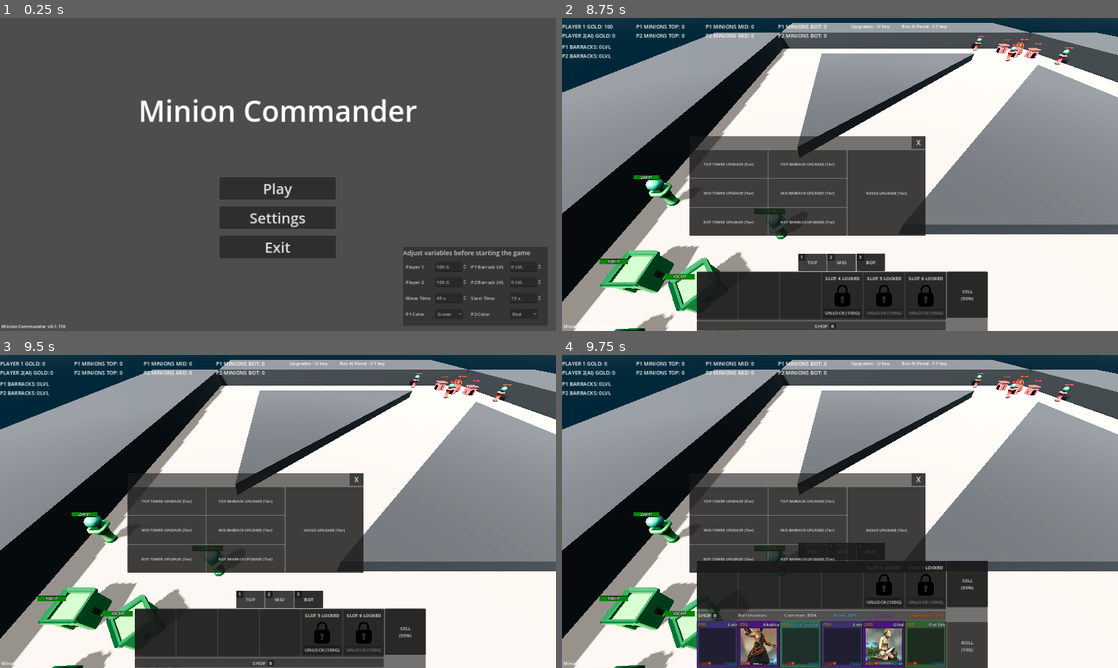
Above: before the commit, frames 1-4 (two rows, left to right).
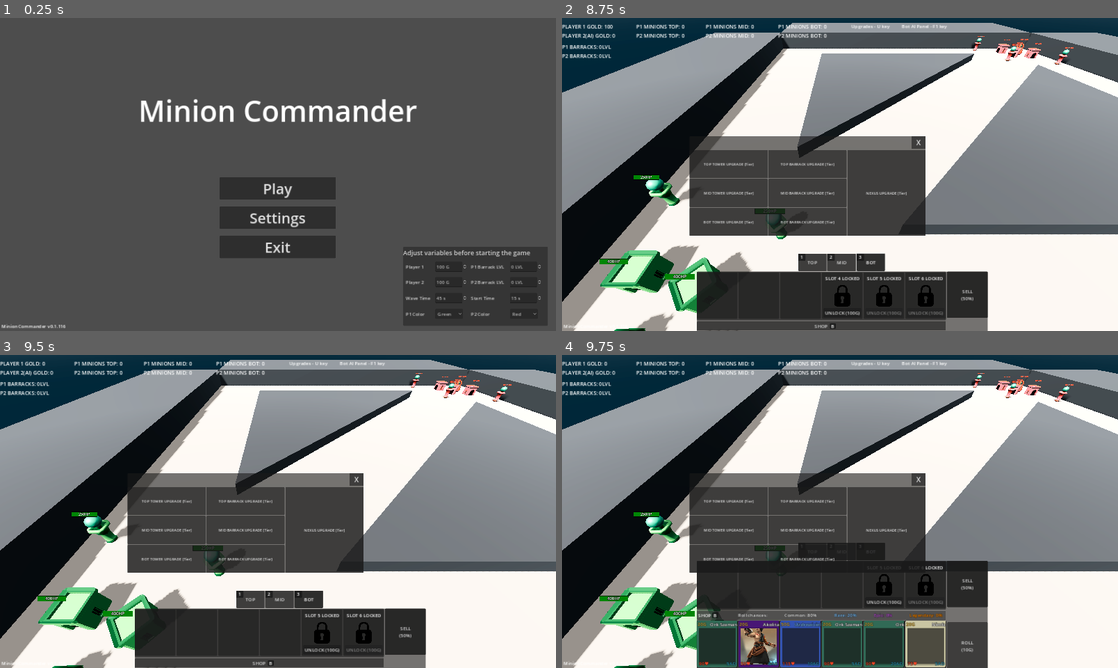
Above: after the commit, the same moments.

Repository: RadekGrzankowski/ChipsowyJam1
Game: Godot game, scene res://Scenes/Levels/main_menu.tscn
Same seed, same stepped clock (60 frames per second), same inputs: the game is played once before the commit and once after it.
Inputs:
- Up to frame 1 (0.25 s): no input
- Up to frame 2 (8.75 s): click "Play" at 0.5 s; click "TOP TOWER UPGRADE [Tier]" at 1.25 s; click "MID TOWER UPGRADE [Tier]" at 2 s; click "BOT TOWER UPGRADE [Tier]" at 2.75 s; click "TOP BARRACK UPGRADE [Tier]" at 3.5 s; click "MID BARRACK UPGRADE [Tier]" at 4.25 s; click "BOT BARRACK UPGRADE [Tier]" at 5 s; click "NEXUS UPGRADE [Tier]" at 5.75 s; click "TOP" at 6.5 s; click "MID" at 7.25 s; click "BOT" at 8 s
- Up to frame 3 (9.5 s): click "UNLOCK (100G)" at 8.75 s
- Up to frame 4 (9.75 s): click "SHOP" at 9.5 s

Frames 1-3 are identical in both runs. In frame 4, 3.8% of the frame differs, in the area x 24-69%, y 84-100%.

Commit message:
Added Sun Elfs and Moon Elfs Card

Diff:
--- /dev/null
+++ b/ChipsowyJam/Scenes/Assets/Cards/Human Kingdom/Zapomniany ELf.tres
@@ -0,0 +1,3 @@
+[gd_resource type="Resource" format=3 uid="uid://dfmbsxy66r8vj"]
+
+[resource]
--- /dev/null
+++ b/ChipsowyJam/Scenes/Assets/Cards/Moon Elves/Brat Księżyca.tres
@@ -0,0 +1,18 @@
+[gd_resource type="Resource" load_steps=2 format=3 uid="uid://d3jwqmnddvlke"]
+
+[ext_resource type="Script" path="res://Scenes/Assets/Cards/card_stats.gd" id="1_fqlcf"]
+
+[resource]
+script = ExtResource("1_fqlcf")
+card_name = "Brat Księżyca"
+race = 6
+tier = 3
+description = "100% armor pen"
+cost = 200
+health = 275
+attack_damage = 50
+armor = 35
+attack_speed = 1.5
+attack_range = 1.5
+type = 0
+sub_type = 6
--- /dev/null
+++ b/ChipsowyJam/Scenes/Assets/Cards/Moon Elves/Elf Wojownik.tres
@@ -0,0 +1,18 @@
+[gd_resource type="Resource" load_steps=2 format=3 uid="uid://78f4455xffer"]
+
+[ext_resource type="Script" path="res://Scenes/Assets/Cards/card_stats.gd" id="1_xal34"]
+
+[resource]
+script = ExtResource("1_xal34")
+card_name = "Elf Wojownik"
+race = 6
+tier = 1
+description = ""
+cost = 50
+health = 150
+attack_damage = 20
+armor = 30
+attack_speed = 1.25
+attack_range = 1.5
+type = 0
+sub_type = 0
--- /dev/null
+++ b/ChipsowyJam/Scenes/Assets/Cards/Moon Elves/Furia Nocy.tres
@@ -0,0 +1,18 @@
+[gd_resource type="Resource" load_steps=2 format=3 uid="uid://uhvuwqevwyp5"]
+
+[ext_resource type="Script" path="res://Scenes/Assets/Cards/card_stats.gd" id="1_at81s"]
+
+[resource]
+script = ExtResource("1_at81s")
+card_name = "Furia Nocy"
+race = 6
+tier = 2
+description = "20 armor pen"
+cost = 120
+health = 175
+attack_damage = 30
+armor = 25
+attack_speed = 2.0
+attack_range = 1.5
+type = 0
+sub_type = 6
--- /dev/null
+++ b/ChipsowyJam/Scenes/Assets/Cards/Moon Elves/Kapłan Księzyyca.tres
@@ -0,0 +1,18 @@
+[gd_resource type="Resource" load_steps=2 format=3 uid="uid://dxahp34apqjbd"]
+
+[ext_resource type="Script" path="res://Scenes/Assets/Cards/card_stats.gd" id="1_sufkc"]
+
+[resource]
+script = ExtResource("1_sufkc")
+card_name = "Kapłan Księżyca"
+race = 6
+tier = 1
+description = "Aoe Heal / Next hit get 15 armor pen"
+cost = 50
+health = 115
+attack_damage = 10
+armor = 10
+attack_speed = 1.0
+attack_range = 3.0
+type = 2
+sub_type = 2
--- /dev/null
+++ b/ChipsowyJam/Scenes/Assets/Cards/Moon Elves/Nimfa.tres
@@ -0,0 +1,18 @@
+[gd_resource type="Resource" load_steps=2 format=3 uid="uid://byd006ffprlk"]
+
+[ext_resource type="Script" path="res://Scenes/Assets/Cards/card_stats.gd" id="1_qfcw5"]
+
+[resource]
+script = ExtResource("1_qfcw5")
+card_name = "Nimfa"
+race = 6
+tier = 0
+description = "AOE"
+cost = 20
+health = 75
+attack_damage = 5
+armor = 0
+attack_speed = 1.0
+attack_range = 3.0
+type = 2
+sub_type = 5
--- /dev/null
+++ b/ChipsowyJam/Scenes/Assets/Cards/Moon Elves/Opiekun Mrocznego Lasu.tres
@@ -0,0 +1,18 @@
+[gd_resource type="Resource" load_steps=2 format=3 uid="uid://d20ddmn51ar5l"]
+
+[ext_resource type="Script" path="res://Scenes/Assets/Cards/card_stats.gd" id="1_3g3ys"]
+
+[resource]
+script = ExtResource("1_3g3ys")
+card_name = "Opiekun Mrocznego Lasu"
+race = 6
+tier = 3
+description = "AOE/Szansa na Przyzwanie Pająka przy zabójstwie 20%"
+cost = 200
+health = 225
+attack_damage = 25
+armor = 25
+attack_speed = 1.0
+attack_range = 4.0
+type = 2
+sub_type = 5
--- /dev/null
+++ b/ChipsowyJam/Scenes/Assets/Cards/Moon Elves/Strażnik Nocy.tres
@@ -0,0 +1,18 @@
+[gd_resource type="Resource" load_steps=2 format=3 uid="uid://cbcth2fmvifyo"]
+
+[ext_resource type="Script" path="res://Scenes/Assets/Cards/card_stats.gd" id="1_gvfyt"]
+
+[resource]
+script = ExtResource("1_gvfyt")
+card_name = "Strażnik Nocy"
+race = 6
+tier = 2
+description = ""
+cost = 120
+health = 275
+attack_damage = 35
+armor = 50
+attack_speed = 1.0
+attack_range = 1.5
+type = 0
+sub_type = 3
--- /dev/null
+++ b/ChipsowyJam/Scenes/Assets/Cards/Moon Elves/Zapomniany Elf.tres
@@ -0,0 +1,18 @@
+[gd_resource type="Resource" load_steps=2 format=3 uid="uid://li2hmpdkty3i"]
+
+[ext_resource type="Script" path="res://Scenes/Assets/Cards/card_stats.gd" id="1_nt8o4"]
+
+[resource]
+script = ExtResource("1_nt8o4")
+card_name = "Zapomniany Elf"
+race = 6
+tier = 2
+description = "On kill deal 20 near units"
+cost = 120
+health = 150
+attack_damage = 60
+armor = 20
+attack_speed = 0.8
+attack_range = 4.0
+type = 2
+sub_type = 4
--- /dev/null
+++ b/ChipsowyJam/Scenes/Assets/Cards/Moon Elves/Łowca z Mrocznego Lasu.tres
@@ -0,0 +1,18 @@
+[gd_resource type="Resource" load_steps=2 format=3 uid="uid://bt7omkgp6daxp"]
+
+[ext_resource type="Script" path="res://Scenes/Assets/Cards/card_stats.gd" id="1_qca7s"]
+
+[resource]
+script = ExtResource("1_qca7s")
+card_name = "Łowca z Mrocznego Lasu"
+race = 6
+tier = 1
+description = "20 % armor pen"
+cost = 50
+health = 115
+attack_damage = 25
+armor = 10
+attack_speed = 1.25
+attack_range = 4.0
+type = 1
+sub_type = 1
--- /dev/null
+++ b/ChipsowyJam/Scenes/Assets/Cards/Moon Elves/Łucznik.tres
@@ -0,0 +1,18 @@
+[gd_resource type="Resource" load_steps=2 format=3 uid="uid://do3i0tu2v0flo"]
+
+[ext_resource type="Script" path="res://Scenes/Assets/Cards/card_stats.gd" id="1_uydax"]
+
+[resource]
+script = ExtResource("1_uydax")
+card_name = "Łucznik"
+race = 6
+tier = 0
+description = ""
+cost = 20
+health = 75
+attack_damage = 10
+armor = 5
+attack_speed = 1.25
+attack_range = 4.0
+type = 1
+sub_type = 1
--- /dev/null
+++ b/ChipsowyJam/Scenes/Assets/Cards/Sun Elves/Adept Słońca.tres
@@ -0,0 +1,18 @@
+[gd_resource type="Resource" load_steps=2 format=3 uid="uid://iwc0e5gxipke"]
+
+[ext_resource type="Script" path="res://Scenes/Assets/Cards/card_stats.gd" id="1_ahugb"]
+
+[resource]
+script = ExtResource("1_ahugb")
+card_name = "Adept Słońca"
+race = 7
+tier = 1
+description = "On kill dea 10 to near units"
+cost = 50
+health = 115
+attack_damage = 15
+armor = 10
+attack_speed = 1.4
+attack_range = 4.0
+type = 2
+sub_type = 4
--- /dev/null
+++ b/ChipsowyJam/Scenes/Assets/Cards/Sun Elves/Arcy Druid.tres
@@ -0,0 +1,18 @@
+[gd_resource type="Resource" load_steps=2 format=3 uid="uid://d1wi0fm1tsgs1"]
+
+[ext_resource type="Script" path="res://Scenes/Assets/Cards/card_stats.gd" id="1_c5jt7"]
+
+[resource]
+script = ExtResource("1_c5jt7")
+card_name = "Arcy Druid"
+race = 7
+tier = 3
+description = "Aoe Heal / Healing Aura 5 / sec"
+cost = 200
+health = 250
+attack_damage = 30
+armor = 35
+attack_speed = 0.75
+attack_range = 5.0
+type = 2
+sub_type = 2
--- /dev/null
+++ b/ChipsowyJam/Scenes/Assets/Cards/Sun Elves/Driada.tres
@@ -0,0 +1,18 @@
+[gd_resource type="Resource" load_steps=2 format=3 uid="uid://cs67fkdlc6587"]
+
+[ext_resource type="Script" path="res://Scenes/Assets/Cards/card_stats.gd" id="1_jytva"]
+
+[resource]
+script = ExtResource("1_jytva")
+card_name = "Driada"
+race = 7
+tier = 0
+description = ""
+cost = 20
+health = 60
+attack_damage = 15
+armor = 5
+attack_speed = 1.0
+attack_range = 3.0
+type = 2
+sub_type = 4
--- /dev/null
+++ b/ChipsowyJam/Scenes/Assets/Cards/Sun Elves/Druid Nowicjusz.tres
@@ -0,0 +1,18 @@
+[gd_resource type="Resource" load_steps=2 format=3 uid="uid://d3pwpix8d865b"]
+
+[ext_resource type="Script" path="res://Scenes/Assets/Cards/card_stats.gd" id="1_2goll"]
+
+[resource]
+script = ExtResource("1_2goll")
+card_name = "Druid Nowicjusz"
+race = 7
+tier = 0
+description = "Heal"
+cost = 20
+health = 80
+attack_damage = 10
+armor = 5
+attack_speed = 0.75
+attack_range = 4.0
+type = 2
+sub_type = 2
--- /dev/null
+++ b/ChipsowyJam/Scenes/Assets/Cards/Sun Elves/Druid.tres
@@ -0,0 +1,18 @@
+[gd_resource type="Resource" load_steps=2 format=3 uid="uid://c0aix03ktd8bq"]
+
+[ext_resource type="Script" path="res://Scenes/Assets/Cards/card_stats.gd" id="1_smkj5"]
+
+[resource]
+script = ExtResource("1_smkj5")
+card_name = "Druid"
+race = 7
+tier = 2
+description = "Aoe Heal"
+cost = 120
+health = 150
+attack_damage = 25
+armor = 25
+attack_speed = 0.75
+attack_range = 4.0
+type = 2
+sub_type = 2
--- /dev/null
+++ b/ChipsowyJam/Scenes/Assets/Cards/Sun Elves/Kapłan Słońca.tres
@@ -0,0 +1,18 @@
+[gd_resource type="Resource" load_steps=2 format=3 uid="uid://cilc4u4tpvb3b"]
+
+[ext_resource type="Script" path="res://Scenes/Assets/Cards/card_stats.gd" id="1_4xtnl"]
+
+[resource]
+script = ExtResource("1_4xtnl")
+card_name = "Kapłan Słońca"
+race = 7
+tier = 2
+description = "On kill deal 20 to near units"
+cost = 120
+health = 150
+attack_damage = 30
+armor = 20
+attack_speed = 1.4
+attack_range = 4.0
+type = 2
+sub_type = 4
--- /dev/null
+++ b/ChipsowyJam/Scenes/Assets/Cards/Sun Elves/Siostra Słońca.tres
@@ -0,0 +1,18 @@
+[gd_resource type="Resource" load_steps=2 format=3 uid="uid://d3yhbml721br8"]
+
+[ext_resource type="Script" path="res://Scenes/Assets/Cards/card_stats.gd" id="1_6ckvq"]
+
+[resource]
+script = ExtResource("1_6ckvq")
+card_name = "Siostra Słońca"
+race = 7
+tier = 3
+description = "On Kill deal 40 to near Units"
+cost = 200
+health = 225
+attack_damage = 45
+armor = 35
+attack_speed = 1.5
+attack_range = 4.0
+type = 2
+sub_type = 4
--- /dev/null
+++ b/ChipsowyJam/Scenes/Assets/Cards/Sun Elves/Strażnik Słońca.tres
@@ -0,0 +1,18 @@
+[gd_resource type="Resource" load_steps=2 format=3 uid="uid://bcw56or4ynlco"]
+
+[ext_resource type="Script" path="res://Scenes/Assets/Cards/card_stats.gd" id="1_kp1kg"]
+
+[resource]
+script = ExtResource("1_kp1kg")
+card_name = "Strażnik Słońca"
+race = 7
+tier = 1
+description = ""
+cost = 50
+health = 175
+attack_damage = 25
+armor = 35
+attack_speed = 1.25
+attack_range = 1.5
+type = 0
+sub_type = 3
--- /dev/null
+++ b/ChipsowyJam/Scenes/Assets/Cards/Sun Elves/Słoneczny Kowal.tres
@@ -0,0 +1,18 @@
+[gd_resource type="Resource" load_steps=2 format=3 uid="uid://cb6sotqyqukms"]
+
+[ext_resource type="Script" path="res://Scenes/Assets/Cards/card_stats.gd" id="1_yld87"]
+
+[resource]
+script = ExtResource("1_yld87")
+card_name = "Słoneczny Kowal"
+race = 7
+tier = 2
+description = "on hit get 2 armor "
+cost = 120
+health = 250
+attack_damage = 20
+armor = 35
+attack_speed = 2.0
+attack_range = 1.5
+type = 0
+sub_type = 3
--- /dev/null
+++ b/ChipsowyJam/Scenes/Assets/Cards/Sun Elves/Uczeń Druida.tres
@@ -0,0 +1,18 @@
+[gd_resource type="Resource" load_steps=2 format=3 uid="uid://jllo77q0t0j8"]
+
+[ext_resource type="Script" path="res://Scenes/Assets/Cards/card_stats.gd" id="1_2vm4g"]
+
+[resource]
+script = ExtResource("1_2vm4g")
+card_name = "Uczeń Druida"
+race = 7
+tier = 1
+description = "Aoe Heal"
+cost = 50
+health = 115
+attack_damage = 15
+armor = 15
+attack_speed = 0.5
+attack_range = 4.0
+type = 2
+sub_type = 2
--- a/ChipsowyJam/Scenes/Levels/wip_scene.tscn
+++ b/ChipsowyJam/Scenes/Levels/wip_scene.tscn
@@ -61,13 +61,33 @@
 [ext_resource type="Resource" uid="uid://tam5qjj23gqb" path="res://Scenes/Assets/Cards/Forest Orcs/Wódz Wojennyt.tres" id="40_o6sds"]
 [ext_resource type="Resource" uid="uid://dj08a1k43rwfp" path="res://Scenes/Assets/Cards/Forest Orcs/Włócznik.tres" id="41_xvy6o"]
 [ext_resource type="Resource" uid="uid://bkyrt6uirgmuy" path="res://Scenes/Assets/Cards/Forest Orcs/Łowca Olbrzymów.tres" id="42_ktcwg"]
+[ext_resource type="Resource" uid="uid://d3jwqmnddvlke" path="res://Scenes/Assets/Cards/Moon Elves/Brat Księżyca.tres" id="61_uiwcg"]
 [ext_resource type="Resource" uid="uid://bg34pac10a7ur" path="res://Scenes/Assets/Cards/Beast/Anakonda.tres" id="61_ytpjj"]
 [ext_resource type="Resource" uid="uid://r37do3g5symw" path="res://Scenes/Assets/Cards/Beast/Bies.tres" id="62_6qrxl"]
+[ext_resource type="Resource" uid="uid://78f4455xffer" path="res://Scenes/Assets/Cards/Moon Elves/Elf Wojownik.tres" id="62_ec76k"]
+[ext_resource type="Resource" uid="uid://uhvuwqevwyp5" path="res://Scenes/Assets/Cards/Moon Elves/Furia Nocy.tres" id="63_d68on"]
 [ext_resource type="Resource" uid="uid://inw77towcek3" path="res://Scenes/Assets/Cards/Beast/Gryf.tres" id="63_m54xj"]
 [ext_resource type="Resource" uid="uid://yfdqdijfylh6" path="res://Scenes/Assets/Cards/Beast/Niedzwiedz.tres" id="64_0qqpx"]
+[ext_resource type="Resource" uid="uid://dxahp34apqjbd" path="res://Scenes/Assets/Cards/Moon Elves/Kapłan Księzyyca.tres" id="64_x320a"]
+[ext_resource type="Resource" uid="uid://byd006ffprlk" path="res://Scenes/Assets/Cards/Moon Elves/Nimfa.tres" id="65_75r05"]
 [ext_resource type="Resource" uid="uid://bmmxkt3k85vnr" path="res://Scenes/Assets/Cards/Beast/Pająk.tres" id="65_quriq"]
 [ext_resource type="Resource" uid="uid://dup21rwc5xnny" path="res://Scenes/Assets/Cards/Beast/Troll.tres" id="66_m07xw"]
+[ext_resource type="Resource" uid="uid://d20ddmn51ar5l" path="res://Scenes/Assets/Cards/Moon Elves/Opiekun Mrocznego Lasu.tres" id="66_w1f5e"]
 [ext_resource type="Resource" uid="uid://iqp5h0ja1kye" path="res://Scenes/Assets/Cards/Beast/Wilk.tres" id="67_eongi"]
+[ext_resource type="Resource" uid="uid://cbcth2fmvifyo" path="res://Scenes/Assets/Cards/Moon Elves/Strażnik Nocy.tres" id="67_my4gs"]
+[ext_resource type="Resource" uid="uid://li2hmpdkty3i" path="res://Scenes/Assets/Cards/Moon Elves/Zapomniany Elf.tres" id="68_fnf4q"]
+[ext_resource type="Resource" uid="uid://bt7omkgp6daxp" path="res://Scenes/Assets/Cards/Moon Elves/Łowca z Mrocznego Lasu.tres" id="69_wjt65"]
+[ext_resource type="Resource" uid="uid://do3i0tu2v0flo" path="res://Scenes/Assets/Cards/Moon Elves/Łucznik.tres" id="70_ic7jy"]
+[ext_resource type="Resource" uid="uid://iwc0e5gxipke" path="res://Scenes/Assets/Cards/Sun Elves/Adept Słońca.tres" id="71_e8xdd"]
+[ext_resource type="Resource" uid="uid://d1wi0fm1tsgs1" path="res://Scenes/Assets/Cards/Sun Elves/Arcy Druid.tres" id="72_aojne"]
+[ext_resource type="Resource" uid="uid://cs67fkdlc6587" path="res://Scenes/Assets/Cards/Sun Elves/Driada.tres" id="73_0mw3q"]
+[ext_resource type="Resource" uid="uid://d3pwpix8d865b" path="res://Scenes/Assets/Cards/Sun Elves/Druid Nowicjusz.tres" id="74_bhino"]
+[ext_resource type="Resource" uid="uid://c0aix03ktd8bq" path="res://Scenes/Assets/Cards/Sun Elves/Druid.tres" id="75_xdg1y"]
+[ext_resource type="Resource" uid="uid://cilc4u4tpvb3b" path="res://Scenes/Assets/Cards/Sun Elves/Kapłan Słońca.tres" id="76_bcu27"]
+[ext_resource type="Resource" uid="uid://d3yhbml721br8" path="res://Scenes/Assets/Cards/Sun Elves/Siostra Słońca.tres" id="77_eaeli"]
+[ext_resource type="Resource" uid="uid://bcw56or4ynlco" path="res://Scenes/Assets/Cards/Sun Elves/Strażnik Słońca.tres" id="78_drd75"]
+[ext_resource type="Resource" uid="uid://cb6sotqyqukms" path="res://Scenes/Assets/Cards/Sun Elves/Słoneczny Kowal.tres" id="79_wk3xx"]
+[ext_resource type="Resource" uid="uid://jllo77q0t0j8" path="res://Scenes/Assets/Cards/Sun Elves/Uczeń Druida.tres" id="80_j3s6o"]
 
 [sub_resource type="ProceduralSkyMaterial" id="ProceduralSkyMaterial_trv5t"]
 sky_top_color = Color(0.764706, 0.827451, 0.917647, 1)
@@ -125,6 +145,8 @@
 forest_orcs_cards_array = [ExtResource("34_x4wfr"), ExtResource("35_a4ifx"), ExtResource("36_erwpc"), ExtResource("37_tytlo"), ExtResource("38_mvdxc"), ExtResource("39_vbfm7"), ExtResource("40_o6sds"), ExtResource("41_xvy6o"), ExtResource("42_ktcwg")]
 blood_brotherhood_cards_array = [ExtResource("6_hwh2s"), ExtResource("7_pj51i"), ExtResource("8_nt6s7"), ExtResource("9_85p3k"), ExtResource("10_gf7to"), ExtResource("11_530yt"), ExtResource("12_ps2q1"), ExtResource("13_f2h5q"), ExtResource("14_xkmon"), ExtResource("15_ga2jb")]
 undead_pact_cards_array = [ExtResource("16_fw74q"), ExtResource("17_pru3h"), ExtResource("18_t1u50"), ExtResource("19_cnonn"), ExtResource("20_6f02n"), ExtResource("21_xd2ou"), ExtResource("22_0p5ad"), ExtResource("23_f6c7l")]
+moon_elves_cards_array = [ExtResource("61_uiwcg"), ExtResource("62_ec76k"), ExtResource("63_d68on"), ExtResource("64_x320a"), ExtResource("65_75r05"), ExtResource("66_w1f5e"), ExtResource("67_my4gs"), ExtResource("68_fnf4q"), ExtResource("69_wjt65"), ExtResource("70_ic7jy")]
+sun_elves_cards_array = [ExtResource("71_e8xdd"), ExtResource("72_aojne"), ExtResource("73_0mw3q"), ExtResource("74_bhino"), ExtResource("75_xdg1y"), ExtResource("76_bcu27"), ExtResource("77_eaeli"), ExtResource("78_drd75"), ExtResource("79_wk3xx"), ExtResource("80_j3s6o")]
 beast_cards_array = [ExtResource("61_ytpjj"), ExtResource("62_6qrxl"), ExtResource("63_m54xj"), ExtResource("64_0qqpx"), ExtResource("65_quriq"), ExtResource("66_m07xw"), ExtResource("67_eongi")]
 
 [node name="AIController" parent="." instance=ExtResource("24_10fj3")]
Not shown: 1 places in ChipsowyJam/Scenes/Levels/wip_scene.tscn that only renumber resources
